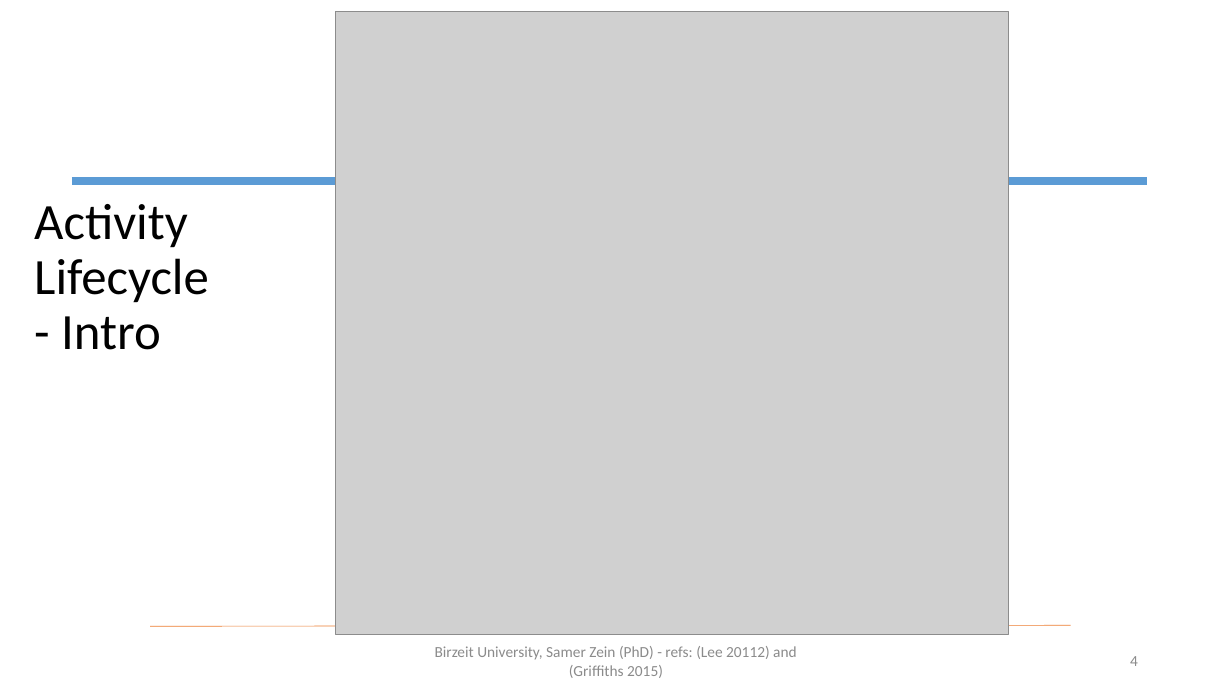
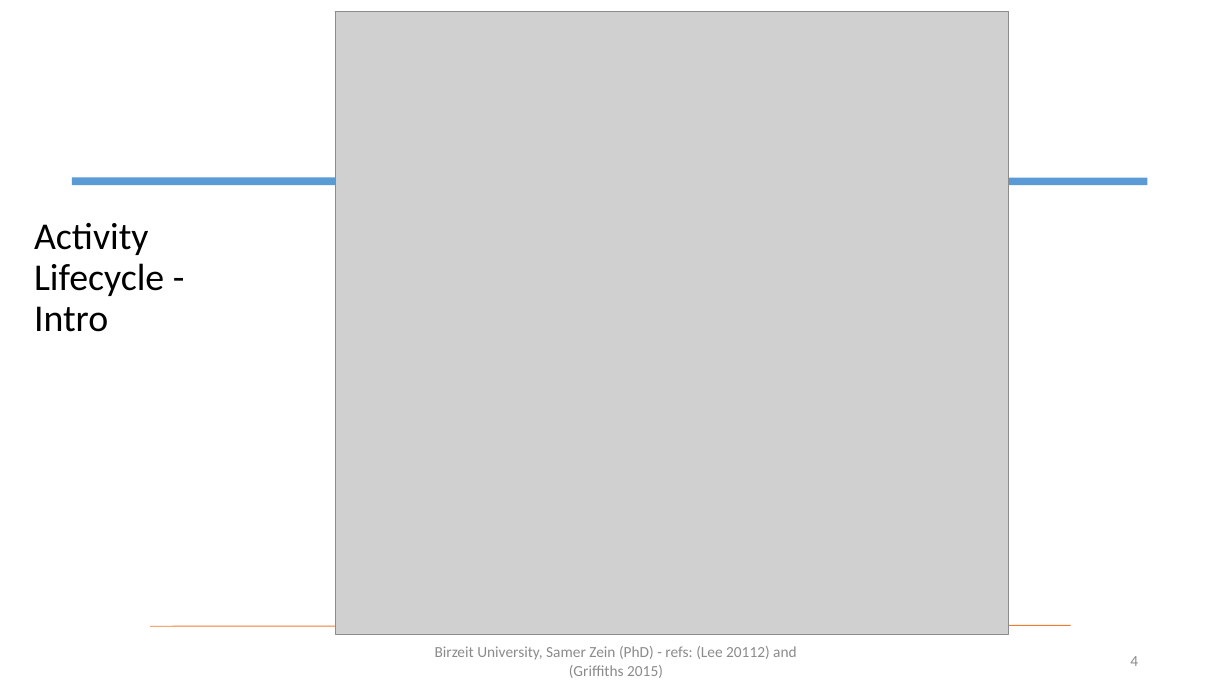
Before and after one commit to top1million/UnisemesterNine, a slide deck: slide 4 of mobile/lectures/Android+App+Dev+-+3.pptx. Drawn at 1232x693 pixels with LibreOffice and Linux fonts; fonts in the diff are those of the drawing; grey boxes stand for pictures. Boxes give left, top, right and bottom in pixels: in the first picture for what was removed or moved away, otherwise in the second. Text is boxed around its words. In the diff, an @@ line names an element or a change of style, - is before the commit and + after.

```diff
--- a/mobile/lectures/Android+App+Dev+-+3.pptx
+++ b/mobile/lectures/Android+App+Dev+-+3.pptx
@@ title "Activity Lifecycle - Intro" at bbox=[34, 223, 164, 332]: size 39.6 to 29.5 pt @@
@@ line (151, 627) - (1071, 626): stroke #ED7D31 0.5 pt to #ED7D31 0.75 pt @@
@@ text "Birzeit University, Samer Zein (PhD) ..." at bbox=[435, 646, 797, 678]: text colour #8C8C8C to #8B8B8B @@
@@ page number at bbox=[1130, 656, 1138, 666]: text colour #8C8C8C to #8B8B8B @@
```
Also in this commit, not shown: 17 other slides changed, 3 other files.
